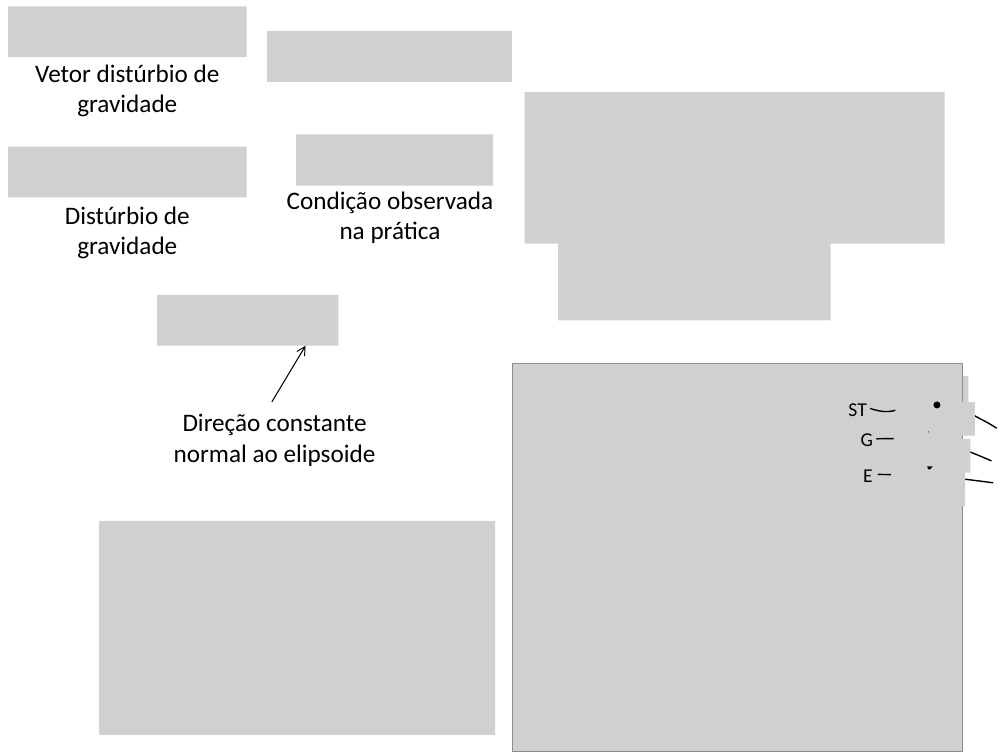
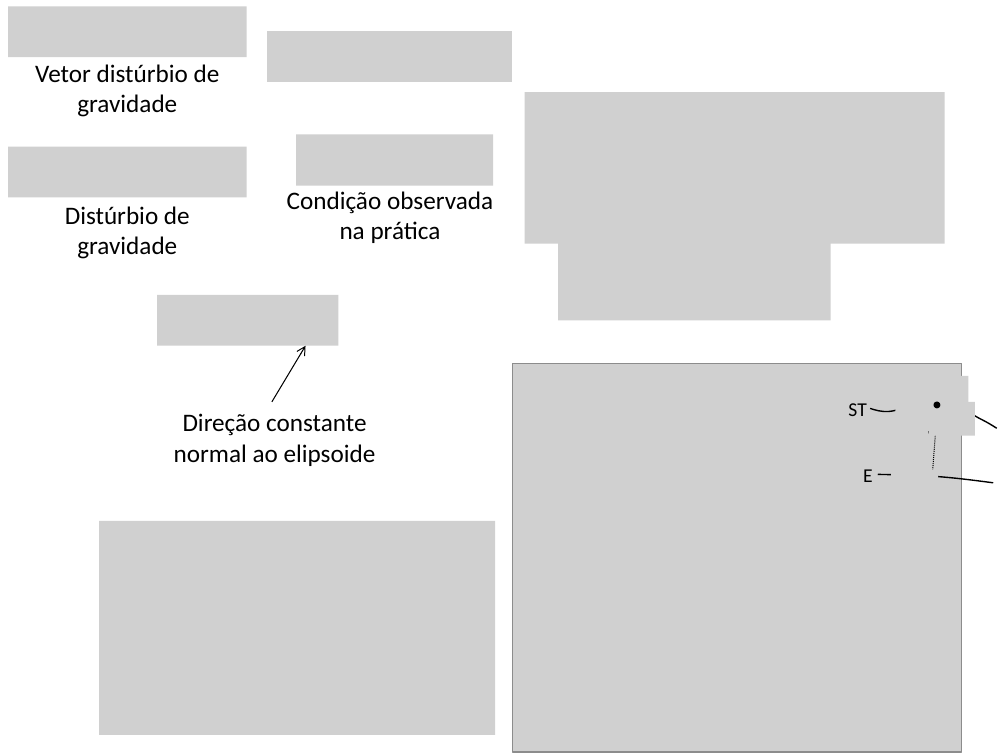
Before and after one commit to pinga-lab/CE-VII-SimBGf-2016, a slide deck: slide 14 of slides/5b_disturbio_gravidade.pptx (slide 12 before the commit). Drawn at 1008x756 pixels with LibreOffice and Linux fonts; fonts in the diff are those of the drawing; grey boxes stand for pictures. Boxes give left, top, right and bottom in pixels: in the first picture for what was removed or moved away, otherwise in the second. Text is boxed around its words. In the diff, an @@ line names an element or a change of style, - is before the commit and + after.

```diff
--- a/slides/5b_disturbio_gravidade.pptx
+++ b/slides/5b_disturbio_gravidade.pptx
@@ text removed at [861,433,873,446] @@
-G
@@ freeform shape removed at [876,437,993,461] @@
@@ picture removed at [893,432,939,467] @@
@@ picture removed at [926,438,971,473] @@
@@ picture removed at [926,473,965,507] @@
@@ arrow moved from (934, 443) - (928, 472) to (933, 476) - (931, 505) @@
@@ arrow (933, 476) - (931, 505): stroke #000000 1.5 pt to #FF0000 1.5 pt @@
```
Also in this commit, not shown: 7 other slides changed, 2 slides added, 1 other file.
